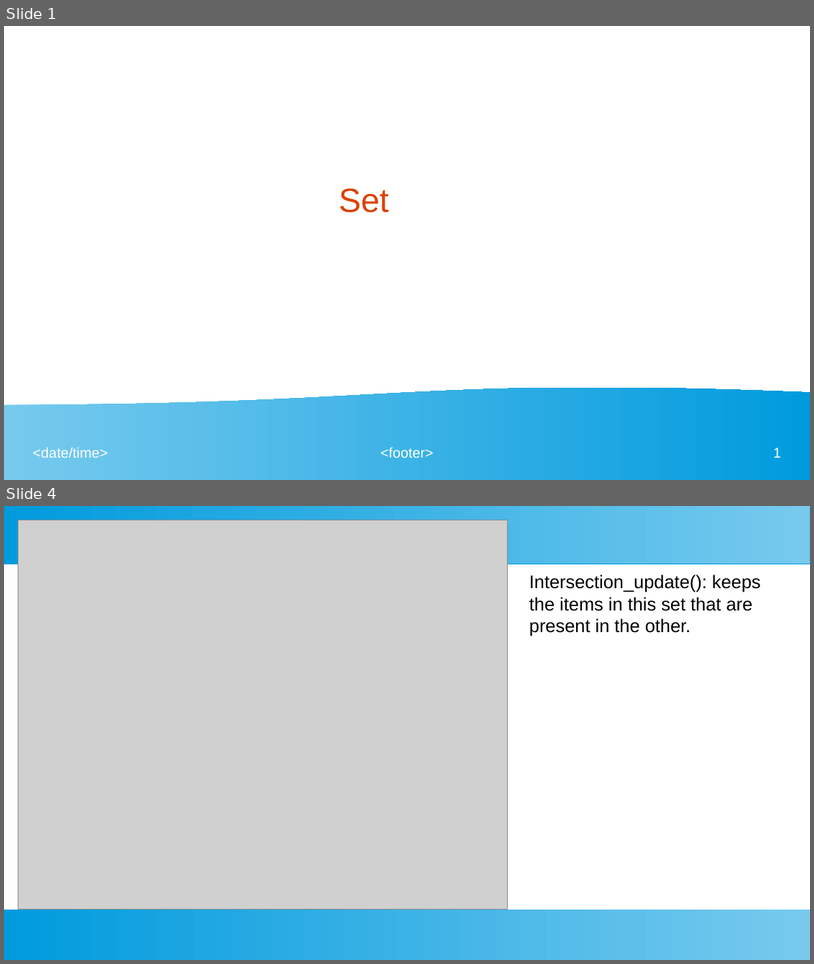
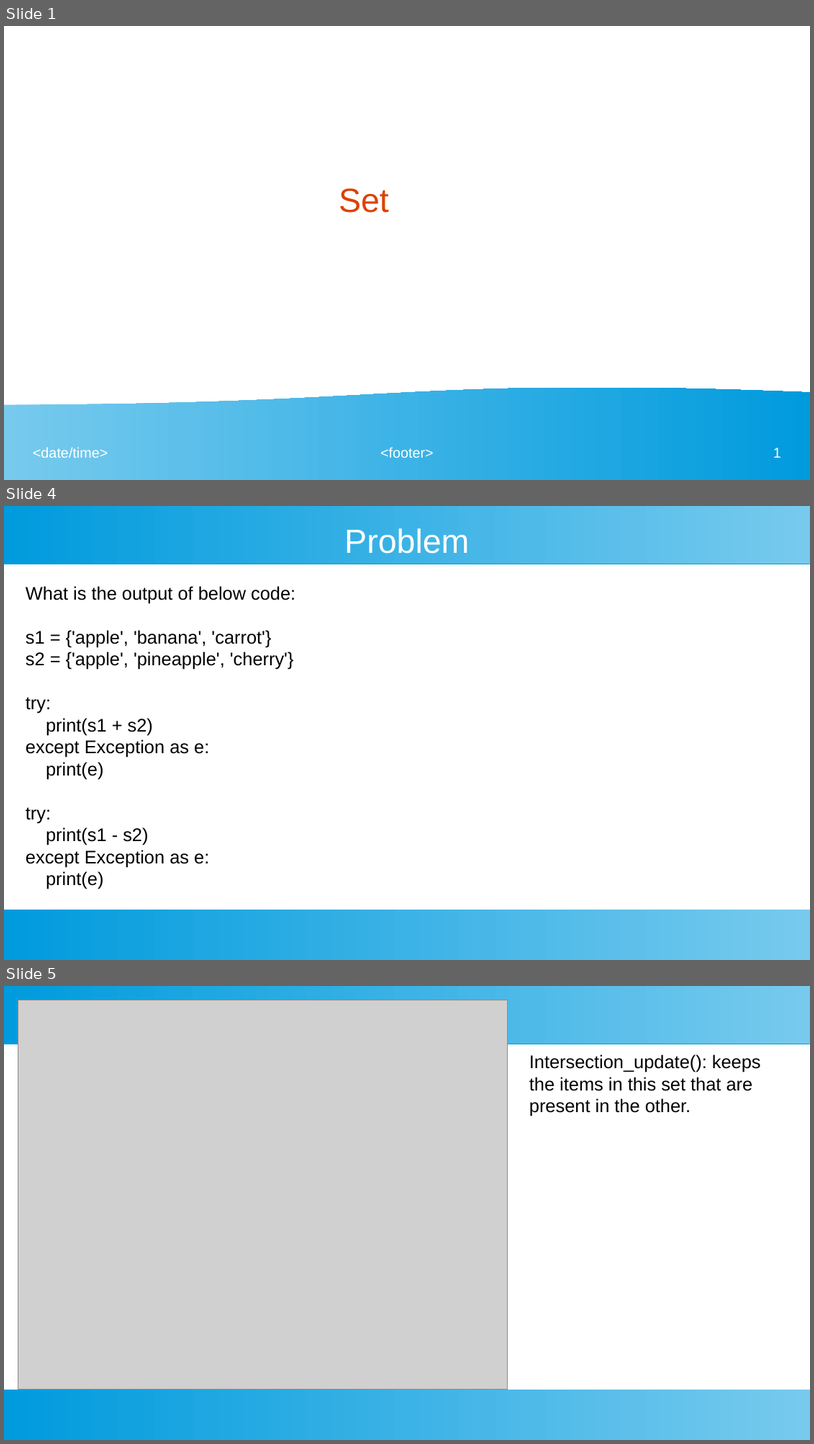
Before and after one commit to ashishjain1547/public_lessons_in_python, a slide deck: Ch 12 - Sets/slides.odp. Shown one above the other, each under a label of ours: slides 1 and 4 before the commit, slides 1, 4 and 5 after it; the slides between them are not shown. The pictures are 814x964 and 814x1444 pixels, drawn with LibreOffice and Linux fonts; fonts in the diff are those of the drawing; grey boxes stand for pictures. Boxes give left, top, right and bottom in pixels: in the first picture for what was removed or moved away, otherwise in the second. Text is boxed around its words. In the diff, an @@ line names an element or a change of style, - is before the commit and + after.

```diff
--- a/Ch 12 - Sets/slides.odp
+++ b/Ch 12 - Sets/slides.odp
@@ slide 4 added at (4, 506, 810, 960), background #FFFFFF; not listed: 2 template elements that a slide beside it also shows @@
@@ title added at (345, 528, 469, 554), 33 pt, text #FFFFFF @@
+Problem
@@ text added at (26, 586, 296, 867), 18 pt, text #000000 @@
+What is the output of below code:
+s1 = {'apple', 'banana', 'carrot'}
+s2 = {'apple', 'pineapple', 'cherry'}
+try:
+print(s1 + s2)
+except Exception as e:
+print(e)
+try:
+print(s1 - s2)
+except Exception as e:
+print(e)
@@ what was slide 4 is now slide 5 @@
```
Also in this commit, not shown: 2 slides changed, 25 other files.
